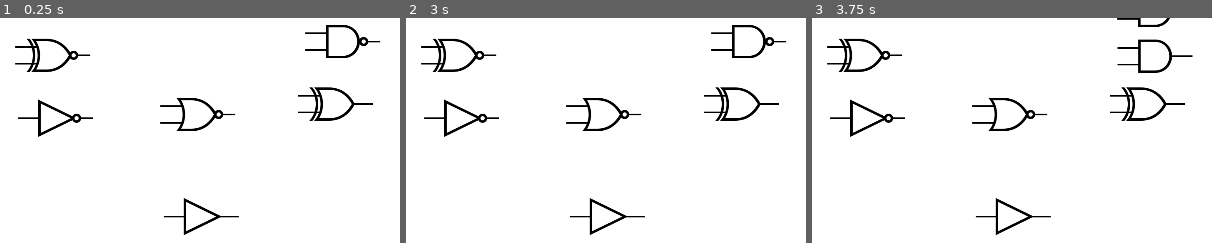
Above: before the commit, frames 1-3 (left to right).
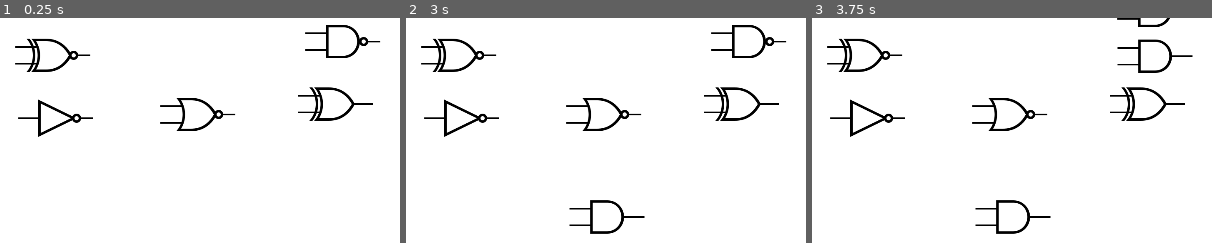
Above: after the commit, the same moments.

Repository: sleep-walkerr/CircuitCanvas
Game: Godot game, scene res://MainScene.tscn
Same seed, same stepped clock (60 frames per second), same inputs: the game is played once before the commit and once after it.
Inputs (mouse positions are % of the whole screen's width and height, from its top left):
- Up to frame 1 (0.25 s): no input
- Up to frame 2 (3 s): click (5, 5) at 0.5 s; click (5, 5) at 1.25 s; click (5, 5) at 2 s; tap Enter at 2.75 s; move the mouse to (65, 49) at 2.77 s; click (65, 49) at 2.92 s
- Up to frame 3 (3.75 s): tap Space at 3.5 s; move the mouse to (83, 10) at 3.52 s; click (83, 10) at 3.67 s
The pictures show only the part of the screen within x 40-90%, y 5-55%; the shares and areas given below are measured in that part.

The runs differ from the first frame. In frame 1, 0.5% of the frame differs, in the area x 41-60%, y 80-97%; in frame 2, 0.7%, in the area x 40-60%, y 80-97%; in frame 3, 0.7%.

Commit message:
test commit, removed instanced buffer scene from MainScene

Diff:
--- a/MainScene.tscn
+++ b/MainScene.tscn
@@ -1,9 +1,7 @@
-[gd_scene load_steps=11 format=2]
+[gd_scene load_steps=9 format=2]
 
-[ext_resource path="res://Gate/Gate.tscn" type="PackedScene" id=1]
 [ext_resource path="res://MainScene.gd" type="Script" id=2]
 [ext_resource path="res://NOT/NOT.tscn" type="PackedScene" id=3]
-[ext_resource path="res://Buffer/Buffer.tscn" type="PackedScene" id=4]
 [ext_resource path="res://OR/OR.tscn" type="PackedScene" id=5]
 [ext_resource path="res://XOR/XOR.tscn" type="PackedScene" id=6]
 [ext_resource path="res://NAND/NAND.tscn" type="PackedScene" id=7]
@@ -16,10 +14,6 @@
 
 [node name="Control" parent="." instance=ExtResource( 10 )]
 margin_right = 200.0
-
-[node name="BufferTest" parent="." instance=ExtResource( 4 )]
-position = Vector2( 1246, 527 )
-collision/safe_margin = 0.001
 
 [node name="NANDScene" parent="." instance=ExtResource( 7 )]
 position = Vector2( 1586, 107 )
@@ -43,6 +37,3 @@
 
 [node name="XORScene" parent="." instance=ExtResource( 6 )]
 position = Vector2( 1569, 257 )
-
-[node name="ANDScene" parent="." instance=ExtResource( 1 )]
-position = Vector2( 524, 458 )
--- a/project.godot
+++ b/project.godot
@@ -7,16 +7,6 @@
 ;   param=value ; assign values to parameters
 
 config_version=4
-
-_global_script_classes=[ {
-"base": "",
-"class": "GitAPI",
-"language": "NativeScript",
-"path": "res://addons/godot-git-plugin/git_api.gdns"
-} ]
-_global_script_class_icons={
-"GitAPI": ""
-}
 
 [application]
 
@@ -41,7 +31,7 @@
 
 [gdnative]
 
-singletons=[ "res://addons/godot-git-plugin/git_api.gdnlib" ]
+singletons=[  ]
 
 [gui]
 
